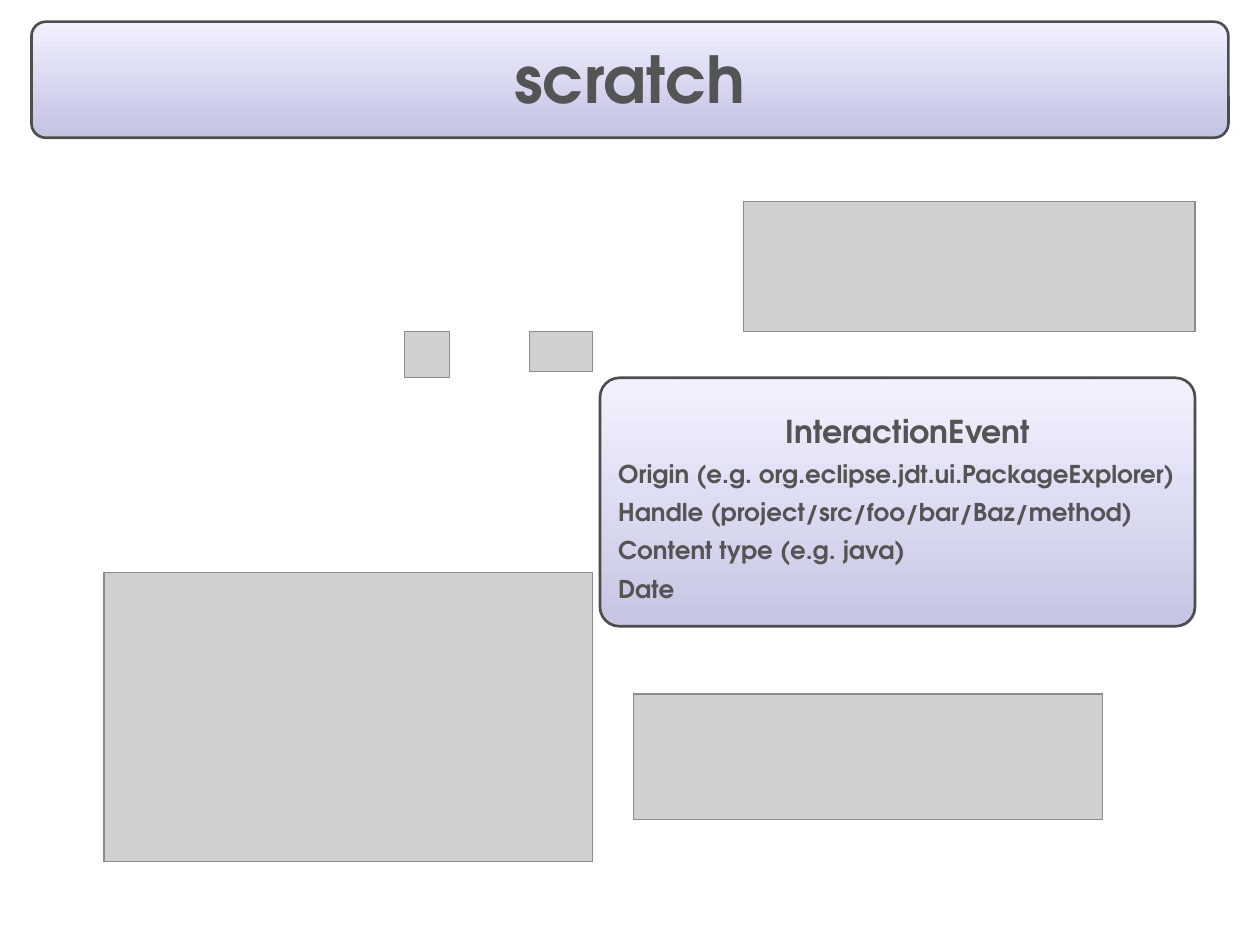
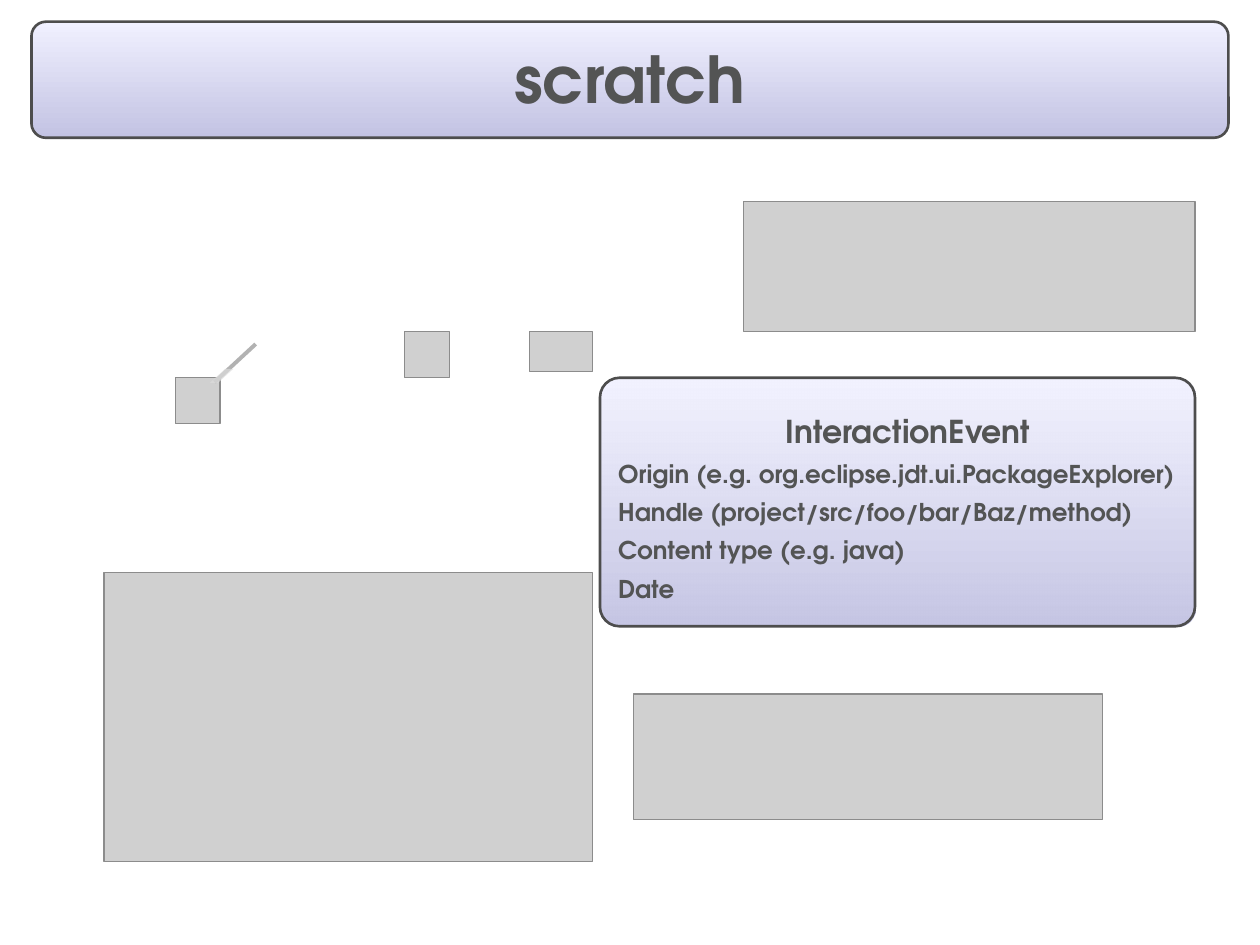
Before and after one commit to eclipse-mylyn/mylyn-website, a slide deck: slide 24 of publications/2006-03-mylar-eclipsecon.ppt. Drawn at 1260x945 pixels with LibreOffice and Linux fonts; fonts in the diff are those of the drawing; grey boxes stand for pictures. Boxes give left, top, right and bottom in pixels: in the first picture for what was removed or moved away, otherwise in the second. Text is boxed around its words. In the diff, an @@ line names an element or a change of style, - is before the commit and + after.

```diff
--- a/publications/2006-03-mylar-eclipsecon.ppt
+++ b/publications/2006-03-mylar-eclipsecon.ppt
@@ line added from (256, 344) to (214, 382), #B2B2B2 2.24 pt @@
@@ picture added at [175, 378, 220, 423] @@
@@ parallelogram added at [209, 369, 233, 383], fill #DDDDDD at 69% opacity @@
```
Also in this commit, not shown: 3 other slides changed.
